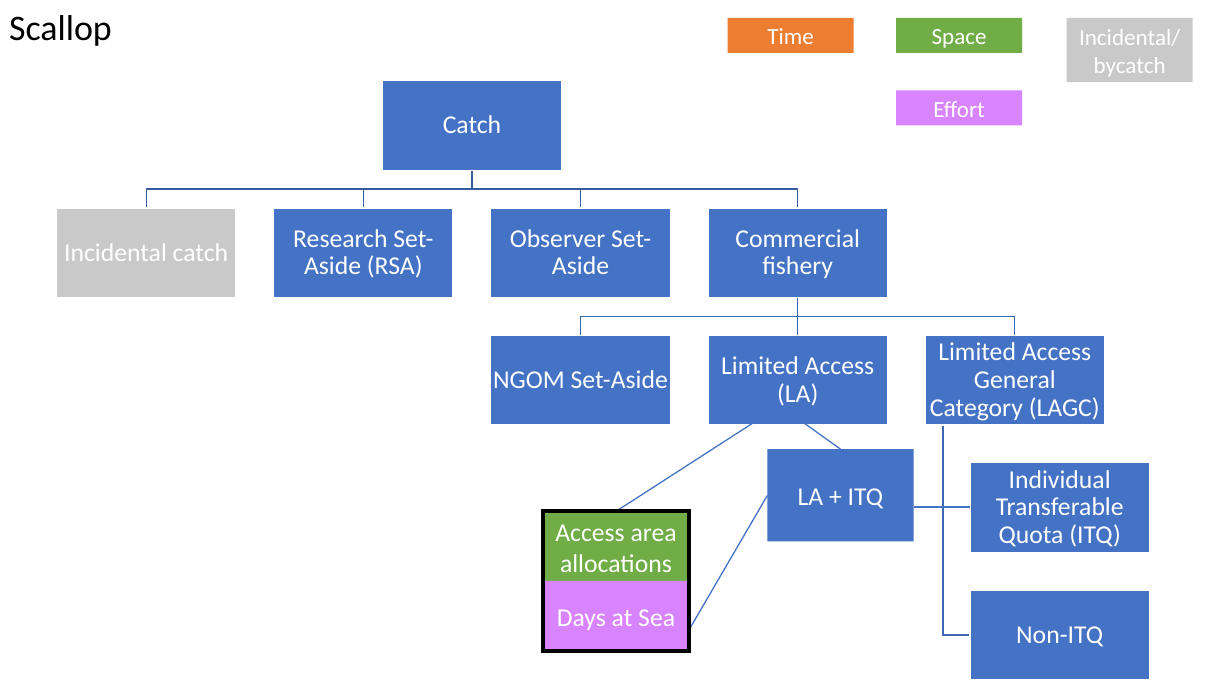
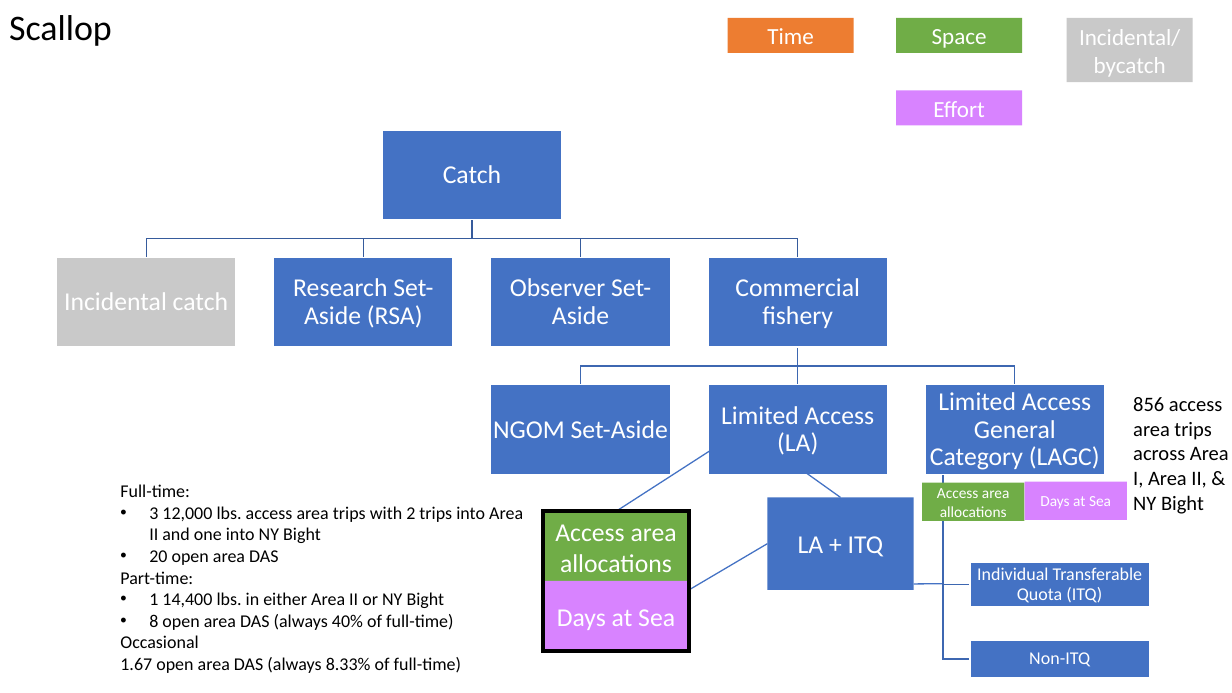
Before and after one commit to zoekitchel/cc_allocation, a slide deck: slide 5 of figures/flow_charts.pptx. Drawn at 1232x693 pixels with LibreOffice and Linux fonts; fonts in the diff are those of the drawing. Boxes give left, top, right and bottom in pixels: in the first picture for what was removed or moved away, otherwise in the second. Text is boxed around its words. In the diff, an @@ line names an element or a change of style, - is before the commit and + after.

Commit message:
added DAS specifications for scallop

```diff
--- a/figures/flow_charts.pptx
+++ b/figures/flow_charts.pptx
@@ 9 rectangles, 8 texts, 7 freeform shapes, 1 line: place and size @@
-9 rectangles, 8 texts, 7 freeform shapes, 1 line at (56,80,1104,542)
+9 rectangles, 8 texts, 7 freeform shapes, 1 line at (56,130,1104,590)
@@ text added at (1133,397,1229,514), 16 pt, text #000000 @@
+856 access area trips across Area I, Area II, & NY Bight
@@ freeform shape: place and size @@
-freeform shape at (944,425,970,635)
+freeform shape at (944,475,970,660)
@@ freeform shape: place and size @@
-freeform shape at (944,425,970,507)
+freeform shape at (944,475,970,585)
@@ text added at (120,484,523,673), 14 pt, text #000000 @@
+Full-time:
+• 3 12,000 lbs. access area trips with 2 trips into Area II and one into NY Bight
+• 20 open area DAS
+Part-time:
+• 1 14,400 lbs. in either Area II or NY Bight
+• 8 open area DAS (always 40% of full-time)
+Occasional
+1.67 open area DAS (always 8.33% of full-time)
@@ rectangle added at (922,482,1025,520), fill #70AD47, 12 pt, text #FFFFFF @@
+Access area allocations
@@ rectangle added at (1025,482,1128,519), fill #D883FF, 12 pt, text #FFFFFF @@
+Days at Sea
@@ line moved from (768, 495) - (689, 629) to (768, 543) - (689, 590) @@
@@ text "Individual Transferable Quota (ITQ)" at (977,567,1143,603): size 20 to 14 pt; less space between paragraphs @@
@@ text "Individual Transferable Quota (ITQ)": place and size @@
-text "Individual Transferable Quota (ITQ)" at (996,470,1124,547)
+text "Individual Transferable Quota (ITQ)" at (977,567,1143,603)
@@ rectangle: place and size @@
-rectangle at (970,463,1150,553)
+rectangle at (970,563,1150,606)
@@ line moved from (914, 507) - (970, 507) to (914, 584) - (943, 584) @@
@@ text "Non-ITQ": place and size @@
-text "Non-ITQ" at (1016,626,1103,647)
+text "Non-ITQ" at (1029,652,1090,667)
@@ text "Non-ITQ" at (1029,652,1090,667): size 20 to 14 pt; less space between paragraphs @@
@@ rectangle: place and size @@
-rectangle at (970,591,1150,680)
+rectangle at (970,640,1150,677)
```
